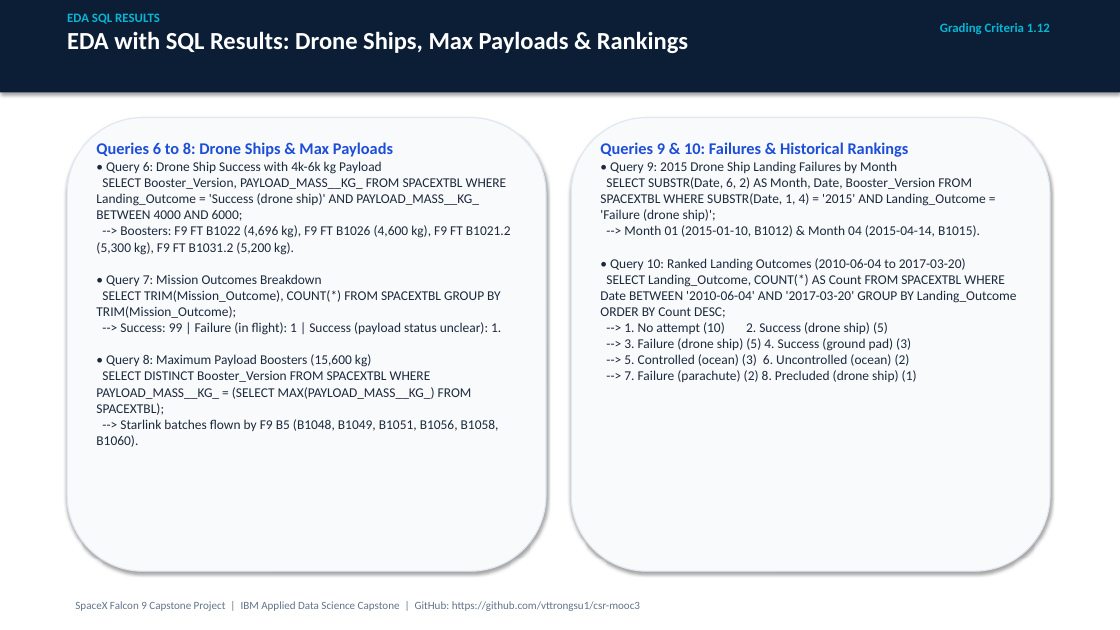
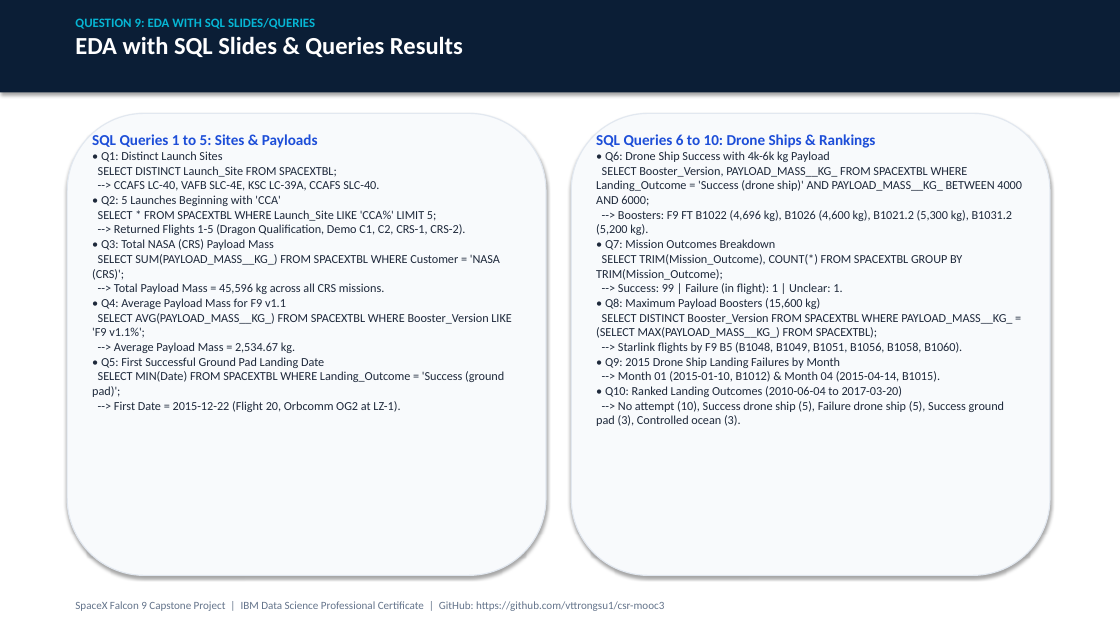
Before and after one commit to vttrongsu1/csr-mooc3, a slide deck: slide 8 of Data Science Capstone Project Report.pptx (slide 14 before the commit). Drawn at 1120x630 pixels with LibreOffice and Linux fonts; fonts in the diff are those of the drawing. Boxes give left, top, right and bottom in pixels: in the first picture for what was removed or moved away, otherwise in the second. Text is boxed around its words. In the diff, an @@ line names an element or a change of style, - is before the commit and + after.

Commit message:
Update to 12-slide layout strictly mapped to Coursera evaluation questions 1-15

```diff
--- a/Data Science Capstone Project Report.pptx
+++ b/Data Science Capstone Project Report.pptx
@@ text at [75,18,463,57]: text changed; size 21 to 11 pt; text colour #FFFFFF to #06B6D4 @@
-EDA SQL RESULTS
-EDA with SQL Results: Drone Ships, Max Payloads & Rankings
+QUESTION 9: EDA WITH SQL SLIDES/QUERIES
+EDA with SQL Slides & Queries Results
@@ text removed at [940,23,1050,34] @@
-Grading Criteria 1.12
@@ rounded rectangle: place and size @@
-rounded rectangle at [67,118,546,571]
+rounded rectangle at [67,113,546,576]
@@ rounded rectangle: place and size @@
-rounded rectangle at [571,118,1050,571]
+rounded rectangle at [571,113,1050,576]
@@ text added at [92,134,511,412], 10.5 pt, text #1E293B @@
+SQL Queries 1 to 5: Sites & Payloads
+• Q1: Distinct Launch Sites
+SELECT DISTINCT Launch_Site FROM SPACEXTBL;
+--> CCAFS LC-40, VAFB SLC-4E, KSC LC-39A, CCAFS SLC-40.
+• Q2: 5 Launches Beginning with 'CCA'
+SELECT * FROM SPACEXTBL WHERE Launch_Site LIKE 'CCA%' LIMIT 5;
+--> Returned Flights 1-5 (Dragon Qualification, Demo C1, C2, CRS-1, CRS-2).
+• Q3: Total NASA (CRS) Payload Mass
+SELECT SUM(PAYLOAD_MASS__KG_) FROM SPACEXTBL WHERE Customer = 'NASA (CRS)';
+--> Total Payload Mass = 45,596 kg across all CRS missions.
+• Q4: Average Payload Mass for F9 v1.1
+SELECT AVG(PAYLOAD_MASS__KG_) FROM SPACEXTBL WHERE Booster_Version LIKE 'F9 v1.1%';
+--> Average Payload Mass = 2,534.67 kg.
+• Q5: First Successful Ground Pad Landing Date
+SELECT MIN(Date) FROM SPACEXTBL WHERE Landing_Outcome = 'Success (ground pad)';
+--> First Date = 2015-12-22 (Flight 20, Orbcomm OG2 at LZ-1).
@@ text "SQL Queries 6 to 10: ...": place and size @@
-text "SQL Queries 6 to 10: ..." at [96,142,511,447]
+text "SQL Queries 6 to 10: ..." at [596,134,1022,426]
@@ text at [596,134,875,162]: text changed; size 11.5 to 10.5 pt @@
-Queries 6 to 8: Drone Ships & Max Payloads
-• Query 6: Drone Ship Success with 4k-6k kg Payload
+SQL Queries 6 to 10: Drone Ships & Rankings
+• Q6: Drone Ship Success with 4k-6k kg Payload
@@ text removed at [600,142,1017,382] @@
-Queries 9 & 10: Failures & Historical Rankings
-• Query 9: 2015 Drone Ship Landing Failures by Month
-SELECT SUBSTR(Date, 6, 2) AS Month, Date, Booster_Version FROM SPACEXTBL WHERE SUBSTR(Date, 1, 4) = '2015' AND Landing_Outcome = 'Failure (drone ship)';
---> Month 01 (2015-01-10, B1012) & Month 04 (2015-04-14, B1015).
-• Query 10: Ranked Landing Outcomes (2010-06-04 to 2017-03-20)
-SELECT Landing_Outcome, COUNT(*) AS Count FROM SPACEXTBL WHERE Date BETWEEN '2010-06-04' AND '2017-03-20' GROUP BY Landing_Outcome ORDER BY Count DESC;
---> 1. No attempt (10) 2. Success (drone ship) (5)
---> 3. Failure (drone ship) (5) 4. Success (ground pad) (3)
---> 5. Controlled (ocean) (3) 6. Uncontrolled (ocean) (2)
---> 7. Failure (parachute) (2) 8. Precluded (drone ship) (1)
@@ text at [596,166,1022,338]: size 11.5 to 10.5 pt in "SELECT Booster_Version, PAYLOAD_MASS__KG_ FROM SPACEXTBL WHE ...", "SELECT TRIM(Mission_Outcome), COUNT(*) FROM SPACEXTBL GROUP  ...", "SELECT DISTINCT Booster_Version FROM SPACEXTBL WHERE PAYLOAD ..." @@
@@ text at [596,210,1013,250]: text changed; size 11.5 to 10.5 pt @@
---> Boosters: F9 FT B1022 (4,696 kg), F9 FT B1026 (4,600 kg), F9 FT B1021.2 (5,300 kg), F9 FT B1031.2 (5,200 kg).
-• Query 7: Mission Outcomes Breakdown
+--> Boosters: F9 FT B1022 (4,696 kg), B1026 (4,600 kg), B1021.2 (5,300 kg), B1031.2 (5,200 kg).
+• Q7: Mission Outcomes Breakdown
@@ text at [605,283,842,309]: text changed; size 11.5 to 10.5 pt @@
---> Success: 99 | Failure (in flight): 1 | Success (payload status unclear): 1.
-• Query 8: Maximum Payload Boosters (15,600 kg)
+--> Success: 99 | Failure (in flight): 1 | Unclear: 1.
+• Q8: Maximum Payload Boosters (15,600 kg)
@@ text at [596,342,1004,426]: text changed; size 11.5 to 10.5 pt @@
---> Starlink batches flown by F9 B5 (B1048, B1049, B1051, B1056, B1058, B1060).
+--> Starlink flights by F9 B5 (B1048, B1049, B1051, B1056, B1058, B1060).
+• Q9: 2015 Drone Ship Landing Failures by Month
+--> Month 01 (2015-01-10, B1012) & Month 04 (2015-04-14, B1015).
+• Q10: Ranked Landing Outcomes (2010-06-04 to 2017-03-20)
+--> No attempt (10), Success drone ship (5), Failure drone ship (5), Success ground pad (3), Controlled ocean (3).
@@ text at [75,601,664,611]: text changed @@
-SpaceX Falcon 9 Capstone Project | IBM Applied Data Science Capstone | GitHub: https://github.com/vttrongsu1/csr-mooc3
+SpaceX Falcon 9 Capstone Project | IBM Data Science Professional Certificate | GitHub: https://github.com/vttrongsu1/csr-mooc3
```
Also in this commit, not shown: 8 other slides changed, 3 slides added, 12 slides removed, 4 other files.
